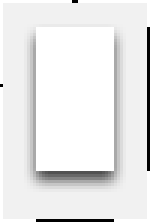
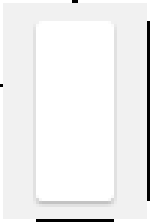
The second 150 x 222 image is a revision of the first. Changes to its layers:
painted on "Layer 2" over bbox(147, 21, 150, 201)
painted on "Layer 1" over bbox(36, 21, 114, 201)
